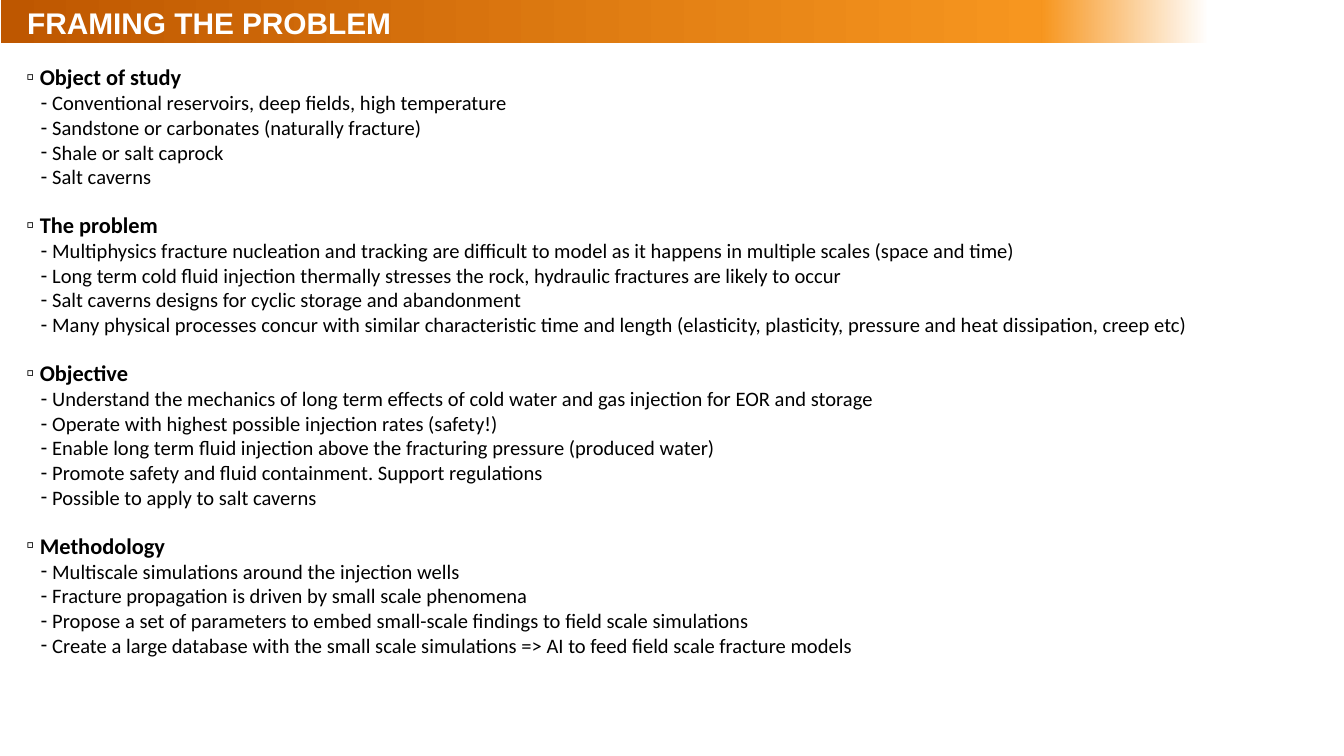
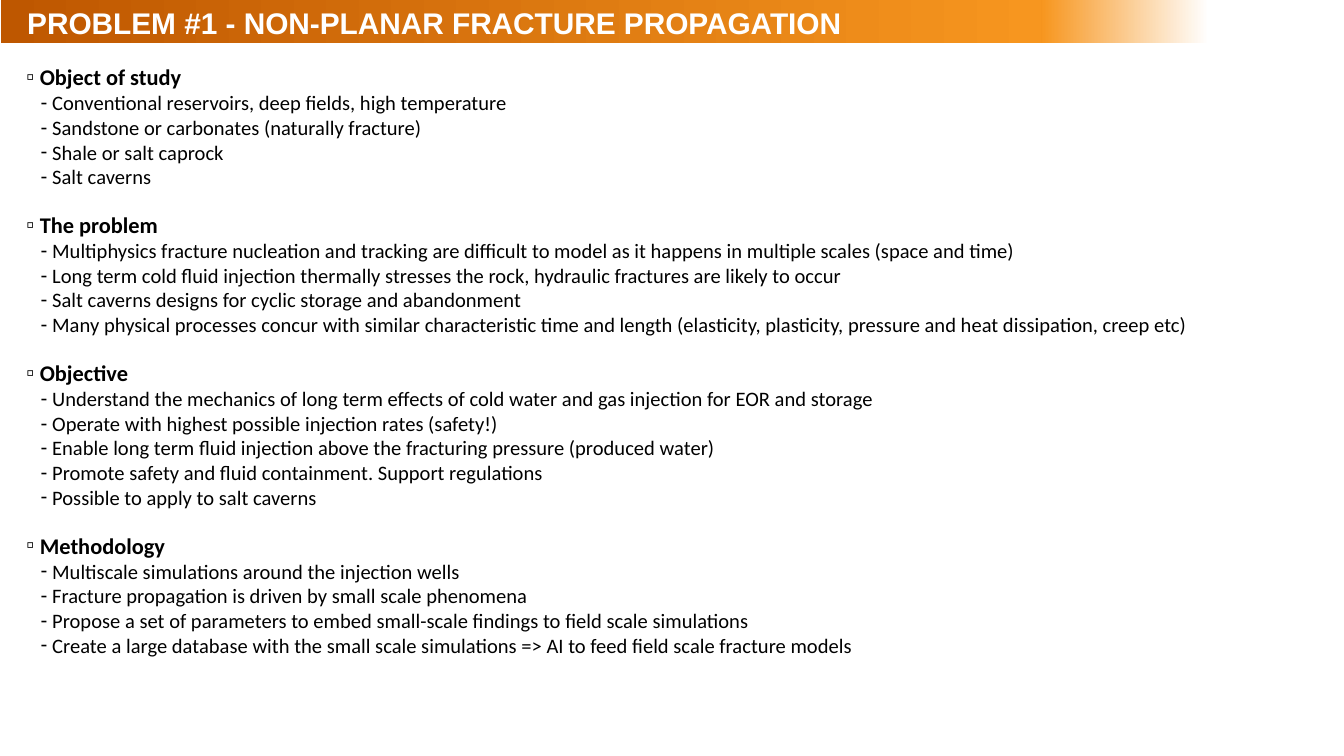
Before and after one commit to rebpoli/Doutorado, a slide deck: slide 5 of Research/2023-12-Research-plan.pptx (slide 6 before the commit). Drawn at 1344x756 pixels with LibreOffice and Linux fonts; fonts in the diff are those of the drawing; background and template pictures are left out. Boxes give left, top, right and bottom in pixels: in the first picture for what was removed or moved away, otherwise in the second. Text is boxed around its words. In the diff, an @@ line names an element or a change of style, - is before the commit and + after.

```diff
--- a/Research/2023-12-Research-plan.pptx
+++ b/Research/2023-12-Research-plan.pptx
@@ title at <box>27,13,841,35</box>: text changed @@
-FRAMING THE PROBLEM
+PROBLEM #1 - NON-PLANAR FRACTURE PROPAGATION
```
Also in this commit, not shown: 1 other slide changed, 4 slides added, 4 other files.
